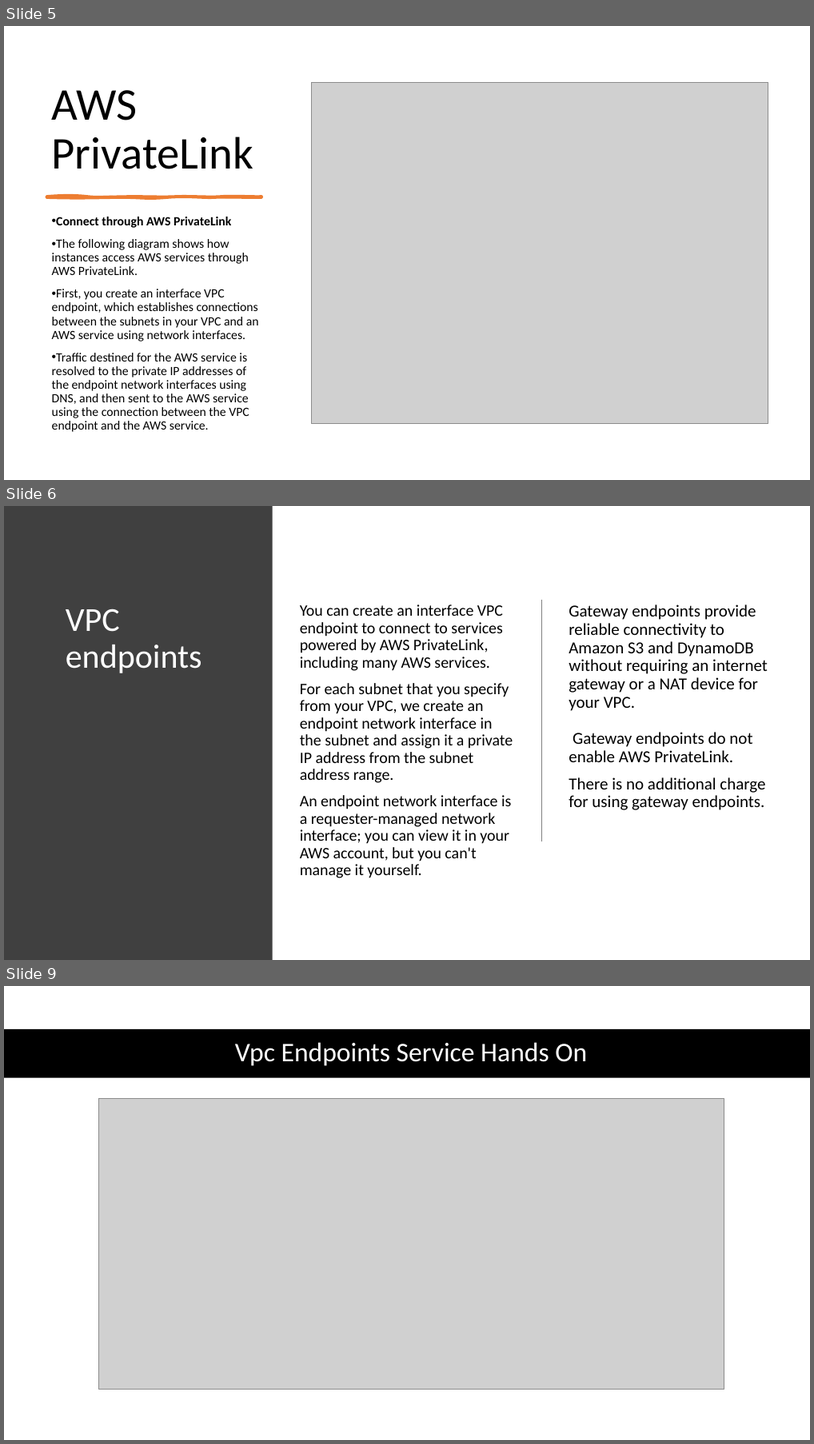
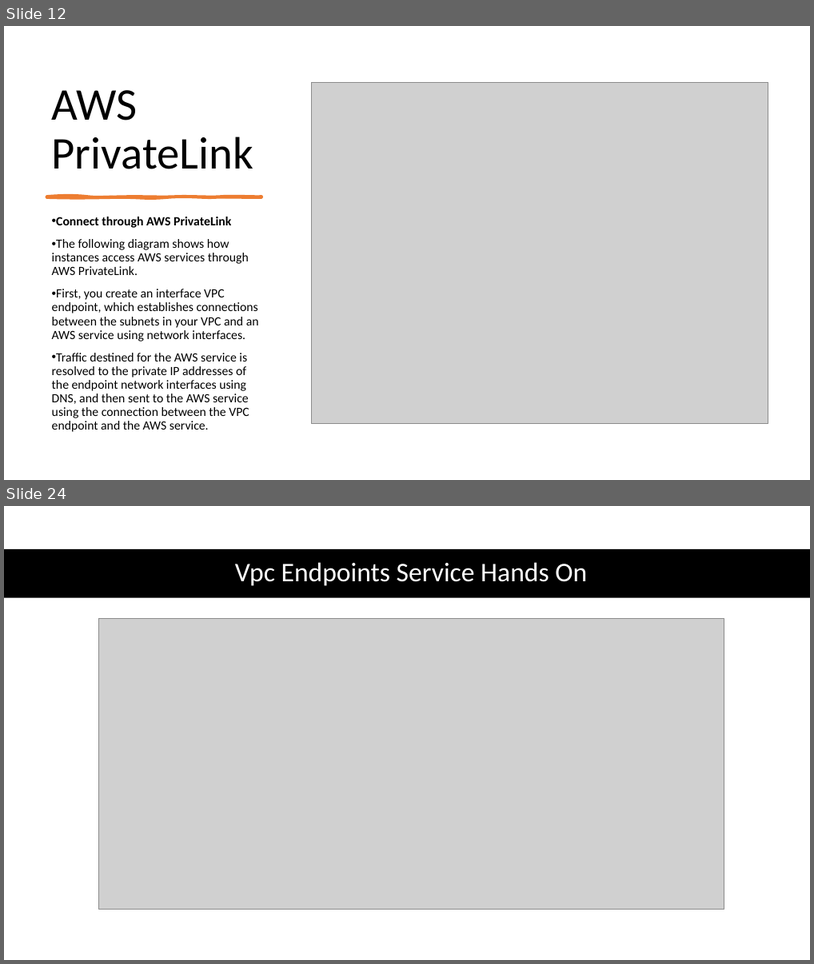
Before and after one commit to IlyaChakun/aws-iba-courses, a slide deck: lecture-materials/Network&ContentDelivery/vpc/vpc_endpoints.pptx. Shown one above the other, each under a label of ours: slides 5, 6 and 9 before the commit, slides 12 and 24 after it; the slides between them are not shown. The pictures are 814x1444 and 814x964 pixels, drawn with LibreOffice and Linux fonts; fonts in the diff are those of the drawing; grey boxes stand for pictures. Boxes give left, top, right and bottom in pixels: in the first picture for what was removed or moved away, otherwise in the second. Text is boxed around its words. In the diff, an @@ line names an element or a change of style, - is before the commit and + after.

```diff
--- a/lecture-materials/Network&ContentDelivery/vpc/vpc_endpoints.pptx
+++ b/lecture-materials/Network&ContentDelivery/vpc/vpc_endpoints.pptx
@@ slide 6 removed at <box>4,506,810,960</box>, background #FFFFFF @@
@@ rectangle removed at <box>4,506,273,960</box> @@
@@ line removed from (542, 599) to (542, 841) @@
@@ title removed at <box>66,608,202,673</box> @@
-VPC endpoints
@@ text removed at <box>300,604,513,878</box> @@
-You can create an interface VPC endpoint to connect to services powered by AWS PrivateLink, including many AWS services.
-For each subnet that you specify from your VPC, we create an endpoint network interface in the subnet and assign it a private IP address from the subnet address range.
-An endpoint network interface is a requester-managed network interface; you can view it in your AWS account, but you can't manage it yourself.
@@ text removed at <box>569,604,768,810</box> @@
-Gateway endpoints provide reliable connectivity to Amazon S3 and DynamoDB without requiring an internet gateway or a NAT device for your VPC.
-Gateway endpoints do not enable AWS PrivateLink.
-There is no additional charge for using gateway endpoints.
@@ what was slide 5 is now slide 12 @@
@@ what was slide 9 is now slide 24 @@
```
Also in this commit, not shown: 2 slides changed, 18 slides added, 3 other slides removed, 17 other files.
